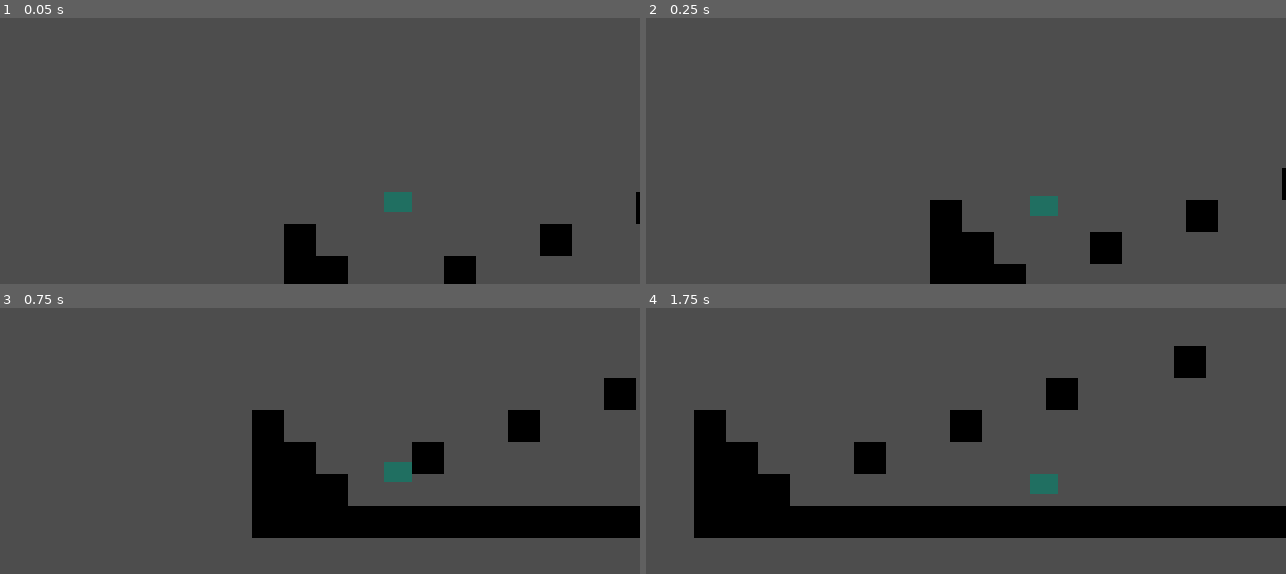
Above: before the commit, frames 1-4 (two rows, left to right).
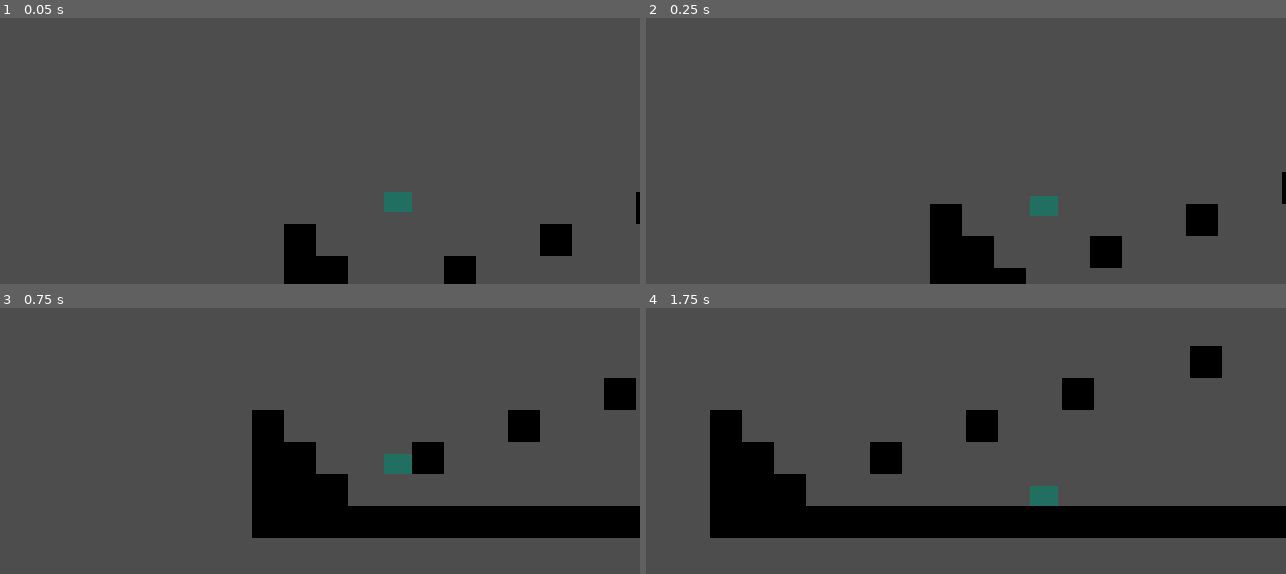
Above: after the commit, the same moments.

Repository: TravisHenderson646/finish-the-knight
Game: Godot game, scene res://game.tscn
The game is run twice, just before and just after one commit, with the same random seed, the same clock (stepped at 60 frames per second) and the same inputs.
Inputs:
- Up to frame 1 (0.05 s): no input
- Up to frame 2 (0.25 s): no input
- Up to frame 3 (0.75 s): hold D (right) from 0.53 s (still down); hold Space (jump) from 0.53 s (still down); tap K (dash) at 0.6 s
- Up to frame 4 (1.75 s): keep holding D (right); release Space (jump) at 1.28 s; tap Space (jump) at 1.35, 1.52 s; tap K (dash) at 1.55 s

Frame 1 is identical in both runs. In frame 2, 0.5% of the frame differs, in the area x 44-100%, y 56-94%; in frame 3, 0.3%; in frame 4, 4.9%, in the area x 7-90%, y 14-87%.

Commit message:
player state machine implemented

Diff:
--- a/frame_timer.gd
+++ b/frame_timer.gd
@@ -1,18 +1,36 @@
 # A class that waits for the specified number of physics frames,
 # emits a timeout signal, then deletes itself
+# generally used like:
+# 	dashing = true
+# 	FrameTimer.new(dash_duration, self).timeout.connect(func(): dashing = false)
 class_name FrameTimer
 extends Node
 
 signal timeout
 
-var frames_remaining := 0
+var total_frames: int
+var frames_remaining: int
+var is_stopped := true
 
 func _init(frames: int, parent: Node):
-	frames_remaining = frames
+	total_frames = frames
 	parent.add_child(self)
 
+
+func stop() -> void:
+	is_stopped = true
+	frames_remaining = 0
+
+
+func start() -> void:
+	frames_remaining = total_frames
+	is_stopped = false
+
+
 func _physics_process(_delta):
-	frames_remaining -= 1
+	if is_stopped:
+		return
 	if frames_remaining == 0:
 		timeout.emit()
-		queue_free()
+		is_stopped = true
+	frames_remaining -= 1
--- a/game.tscn
+++ b/game.tscn
@@ -1,7 +1,7 @@
 [gd_scene load_steps=4 format=3 uid="uid://cvg320pj7354l"]
 
 [ext_resource type="PackedScene" uid="uid://cx57a4tjaiu4e" path="res://test_level.tscn" id="1_feb5d"]
-[ext_resource type="PackedScene" uid="uid://eyreqdvbvuwy" path="res://player.tscn" id="2_feb5d"]
+[ext_resource type="PackedScene" uid="uid://eyreqdvbvuwy" path="res://player/player.tscn" id="2_feb5d"]
 [ext_resource type="Script" uid="uid://bg7qr41rjyxba" path="res://camera_2d.gd" id="4_fc0e3"]
 
 [node name="Game" type="Node"]
--- a/player.gd
+++ /dev/null
@@ -1,94 +0,0 @@
-class_name Player
-extends CharacterBody2D
-
-@onready var remote_transform_2d: RemoteTransform2D = $RemoteTransform2D
-
-enum STATES {GROUNDED, JUMP, FALL, DASH}
-var state: STATES = STATES.GROUNDED
-var direction: float
-
-@export_category('Movement Stats')
-@export var SPEED := 40.0
-@export var gravity:= 3.33
-
-@export_category('Jump Stats')
-@export var JUMP_VELOCITY := -100.0
-@export var jump_release_snap := 0.2
-var can_jump := false
-
-@export_category('Dash Stats')
-@export var dash_duration := 10
-@export var dash_speed := 150.0
-@export var dash_cooldown := 20
-var dash_on_cooldown := false
-var dashing := false
-var can_dash := false
-var dash_remaining_ticks := 0
-enum DASH_DIRECTIONS {
-	LEFT = -1,
-	RIGHT = 1
-}
-var dash_direction: DASH_DIRECTIONS = DASH_DIRECTIONS.RIGHT
-
-
-func _physics_process(_delta: float) -> void:
-	# Add the gravity.
-	velocity.y += gravity
-
-	direction = Input.get_axis('left', 'right')
-	if direction:
-		velocity.x = direction * SPEED
-		if dash_remaining_ticks == 0:
-			if velocity.x > 0:
-				dash_direction = DASH_DIRECTIONS.RIGHT
-			else:
-				dash_direction = DASH_DIRECTIONS.LEFT
-	else:
-		velocity.x = 0
-
-	if Input.is_action_just_pressed('jump') and can_jump:
-		can_jump = false
-		velocity.y = JUMP_VELOCITY
-		state = STATES.JUMP
-
-	# dash
-	if Input.is_action_just_pressed('dash') and can_dash and !dash_on_cooldown:
-		can_jump = false
-		can_dash = false
-		dashing = true
-		dash_on_cooldown = true
-		FrameTimer.new(dash_cooldown, self).timeout.connect(func(): dash_on_cooldown = false)
-		FrameTimer.new(dash_duration, self).timeout.connect(func(): dashing = false)
-		state = STATES.DASH
-
-	match state:
-		STATES.GROUNDED:
-			pass
-		STATES.JUMP:
-			if velocity.y > 0:
-				state = STATES.FALL
-				print('jump to fall')
-			elif Input.is_action_just_released('jump'):
-				velocity.y = -velocity.y * jump_release_snap
-		STATES.FALL:
-			if is_on_floor():
-				state = STATES.GROUNDED
-				print('fall to grounded')
-		STATES.DASH:
-			if dashing:
-				velocity.x = dash_direction * dash_speed
-				velocity.y = 0
-			elif is_on_floor():
-				state = STATES.GROUNDED
-				print('dash to grounded')
-			else:
-				state = STATES.FALL
-				print('dash to fall')
-
-	move_and_slide()
-
-	if is_on_floor():
-		if dashing:
-			return
-		can_jump = true
-		can_dash = true
--- /dev/null
+++ b/player/dash_state.gd
@@ -0,0 +1,15 @@
+class_name Dash
+extends State
+
+
+func enter() -> void:
+	print('dash state entered')
+	player.dash_duration_timer.start()
+
+
+func update() -> void:
+	if player.dash_duration_timer.is_stopped:
+		state_machine.change_state(state_machine.states_list.fall)
+		return
+	player.velocity.x = player.dash_direction * player.dash_speed
+	player.velocity.y = 0
--- /dev/null
+++ b/player/fall_state.gd
@@ -0,0 +1,15 @@
+class_name Fall
+extends State
+
+
+func enter() -> void:
+	print('fall state entered')
+
+
+func update() -> void:
+	if player.dash():
+		return
+	player.apply_gravity()
+	player.apply_direction()
+	if player.is_on_floor():
+		state_machine.change_state(state_machine.states_list.grounded)
--- /dev/null
+++ b/player/grounded_state.gd
@@ -0,0 +1,18 @@
+class_name Grounded
+extends State
+
+
+func enter() -> void:
+	print('wow')
+
+
+func exit() -> void:
+	pass
+
+
+func update() -> void:
+	if player.jump():
+		return
+	player.apply_direction()
+	if !player.is_on_floor():
+		state_machine.change_state(state_machine.states_list.fall)
--- /dev/null
+++ b/player/jump_state.gd
@@ -0,0 +1,23 @@
+class_name Jump
+extends State
+
+
+func enter() -> void:
+	print('jump state entered')
+	player.velocity.y = player.JUMP_VELOCITY
+
+
+func exit() -> void:
+	pass
+
+
+func update() -> void:
+	if player.dash():
+		return
+	player.apply_gravity()
+	player.apply_direction()
+	if !Input.is_action_pressed('jump'):
+		player.velocity.y = -player.velocity.y * player.jump_release_snap
+		state_machine.change_state(state_machine.states_list.fall)
+	if player.velocity.y > 0:
+		state_machine.change_state(state_machine.states_list.fall)
--- /dev/null
+++ b/player/player.gd
@@ -0,0 +1,77 @@
+class_name Player
+extends CharacterBody2D
+
+@onready var remote_transform_2d: RemoteTransform2D = $RemoteTransform2D
+@onready var state_machine: StateMachine = $StateMachine
+
+#enum STATES {GROUNDED, JUMP, FALL, DASH}
+#var state: STATES = STATES.GROUNDED
+var direction: float
+
+@export_category('Movement Stats')
+@export var SPEED := 40.0
+@export var gravity:= 3.33
+
+@export_category('Jump Stats')
+@export var JUMP_VELOCITY := -100.0
+@export var jump_release_snap := 0.2
+var can_jump := false
+var jump_buffer_timer = FrameTimer.new(20, self)
+
+@export_category('Dash Stats')
+@export var dash_duration := 10
+@export var dash_speed := 150.0
+@export var dash_cooldown := 20
+var dash_buffer_timer = FrameTimer.new(20, self)
+var dash_duration_timer = FrameTimer.new(dash_duration, self)
+var dash_on_cooldown := false
+var dashing := false
+var can_dash := false
+var dash_remaining_ticks := 0
+enum DASH_DIRECTIONS {LEFT = -1, RIGHT = 1}
+var dash_direction: DASH_DIRECTIONS = DASH_DIRECTIONS.RIGHT
+
+
+func _physics_process(_delta: float) -> void:
+	process_input()
+	state_machine.update()
+	move_and_slide()
+
+
+func process_input():
+	direction = Input.get_axis('left', 'right')
+	if Input.is_action_just_pressed('jump'):
+		jump_buffer_timer.start()
+	if Input.is_action_just_pressed('dash'):
+		dash_buffer_timer.start()
+
+
+func dash() -> bool:
+	if !dash_buffer_timer.is_stopped:
+		dash_buffer_timer.stop()
+		state_machine.change_state(state_machine.states_list.dash)
+		return true
+	return false
+
+
+func jump() -> bool:
+	if !jump_buffer_timer.is_stopped:
+		jump_buffer_timer.stop()
+		state_machine.change_state(state_machine.states_list.jump)
+		return true
+	return false
+
+
+func apply_direction() -> void:
+	if direction:
+		velocity.x = direction * SPEED
+		if direction == 1:
+			dash_direction = DASH_DIRECTIONS.RIGHT
+		else:
+			dash_direction = DASH_DIRECTIONS.LEFT
+	else:
+		velocity.x = 0
+
+
+func apply_gravity() -> void:
+	velocity.y += gravity
--- a/player.tscn
+++ b/player/player.tscn
@@ -1,6 +1,7 @@
-[gd_scene load_steps=3 format=3 uid="uid://eyreqdvbvuwy"]
+[gd_scene load_steps=4 format=3 uid="uid://eyreqdvbvuwy"]
 
-[ext_resource type="Script" uid="uid://dat3b6iiuml7m" path="res://player.gd" id="1_4flbx"]
+[ext_resource type="Script" uid="uid://dat3b6iiuml7m" path="res://player/player.gd" id="1_4flbx"]
+[ext_resource type="Script" uid="uid://cgygwdd7k0k1x" path="res://player/state_machine.gd" id="2_onrkg"]
 
 [sub_resource type="RectangleShape2D" id="RectangleShape2D_sh265"]
 size = Vector2(7, 5)
@@ -20,3 +21,6 @@
 position = Vector2(3, 2)
 color = Color(0.128911, 0.439112, 0.383096, 1)
 polygon = PackedVector2Array(-3, -2, 4, -2, 4, 3, -3, 3)
+
+[node name="StateMachine" type="Node" parent="."]
+script = ExtResource("2_onrkg")
--- /dev/null
+++ b/player/state.gd
@@ -0,0 +1,17 @@
+class_name State
+extends Node
+
+var player: Player
+var state_machine: StateMachine
+enum STATES {grounded, fall, jump, dash}
+
+func _init(_player: Player, _state_machine: StateMachine) -> void:
+	player = _player
+	state_machine = _state_machine
+
+func enter() -> void:
+	pass
+func exit() -> void:
+	pass
+func update() -> void:
+	pass
--- /dev/null
+++ b/player/state_machine.gd
@@ -0,0 +1,24 @@
+class_name StateMachine
+extends Node
+
+
+@onready var player = get_parent()
+var state: State
+var states_list: Dictionary
+
+func _ready() -> void:
+	states_list = {
+		grounded = Grounded.new(player, self),
+		fall = Fall.new(player, self),
+		jump = Jump.new(player, self),
+		dash = Dash.new(player, self),
+	}
+	state = states_list.grounded
+
+func update() -> void:
+	state.update()
+
+func change_state(new_state) -> void:
+	state.exit()
+	state = new_state
+	state.enter()
Not shown, added: player/dash_state.gd.uid
Not shown, added: player/fall_state.gd.uid
Not shown, added: player/grounded_state.gd.uid
Not shown, added: player/jump_state.gd.uid
Renamed: player.gd.uid -> player/player.gd.uid
Not shown, added: player/state.gd.uid
Not shown, added: player/state_machine.gd.uid
